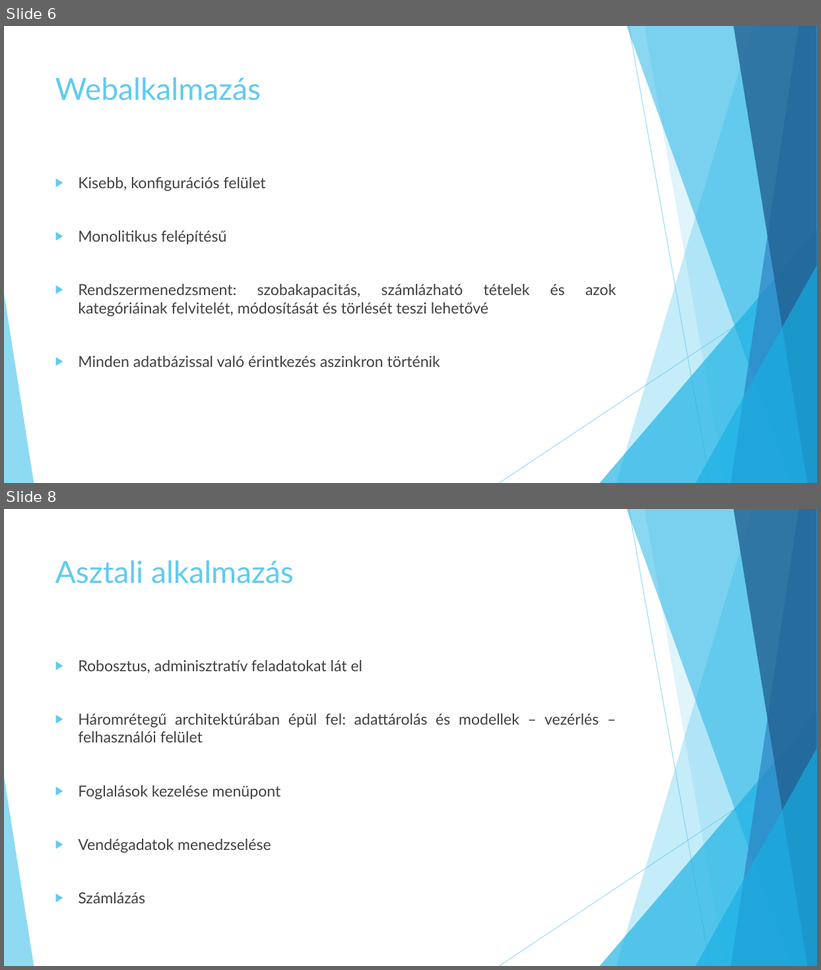
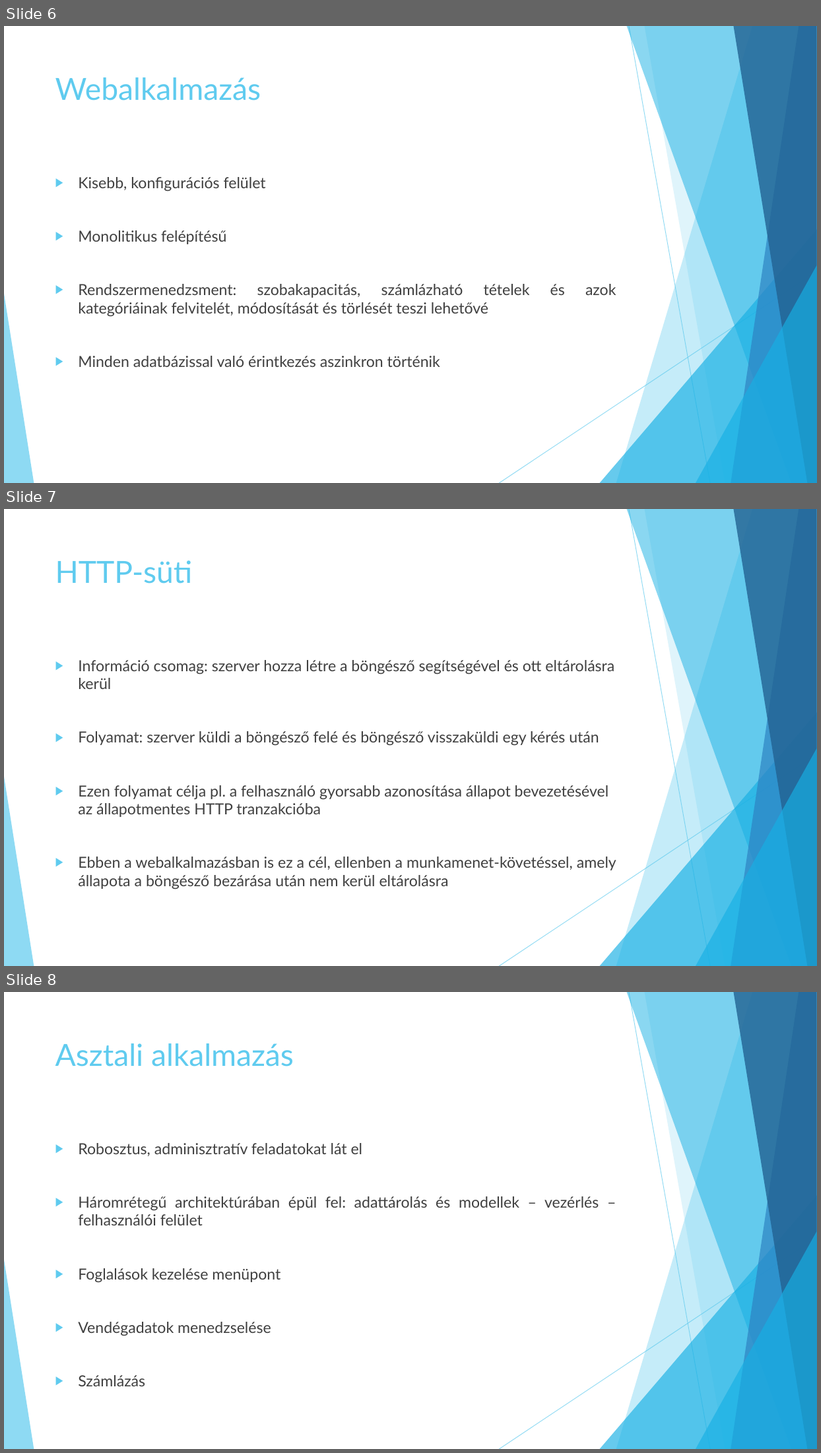
Before and after one commit to jbence1994/Virtual-Receptionist-projection, a slide deck: documentation/VR.pptx. Shown one above the other, each under a label of ours: slides 6 and 8 before the commit, slides 6, 7 and 8 after it; the slides between them are not shown. The pictures are 821x970 and 821x1453 pixels, drawn with LibreOffice and Linux fonts; fonts in the diff are those of the drawing. Boxes give left, top, right and bottom in pixels: in the first picture for what was removed or moved away, otherwise in the second. Text is boxed around its words. In the diff, an @@ line names an element or a change of style, - is before the commit and + after.

```diff
--- a/documentation/VR.pptx
+++ b/documentation/VR.pptx
@@ slide 7 added at (x1=4, y1=509, x2=817, y2=966), background #FFFFFF; not listed: 10 template elements that a slide beside it also shows @@
@@ title added at (x1=55, y1=560, x2=193, y2=584), 36 pt, text #5FCBEF @@
+HTTP-süti
@@ text added at (x1=78, y1=660, x2=616, y2=889), 18 pt, text #404040 @@
+▶ Információ csomag: szerver hozza létre a böngésző segítségével és ott eltárolásra kerül
+▶ Folyamat: szerver küldi a böngésző felé és böngésző visszaküldi egy kérés után
+▶ Ezen folyamat célja pl. a felhasználó gyorsabb azonosítása állapot bevezetésével az állapotmentes HTTP tranzakcióba
+▶ Ebben a webalkalmazásban is ez a cél, ellenben a munkamenet-követéssel, amely állapota a böngésző bezárása után nem kerül eltárolásra
```
Also in this commit, not shown: 1 slide removed.
